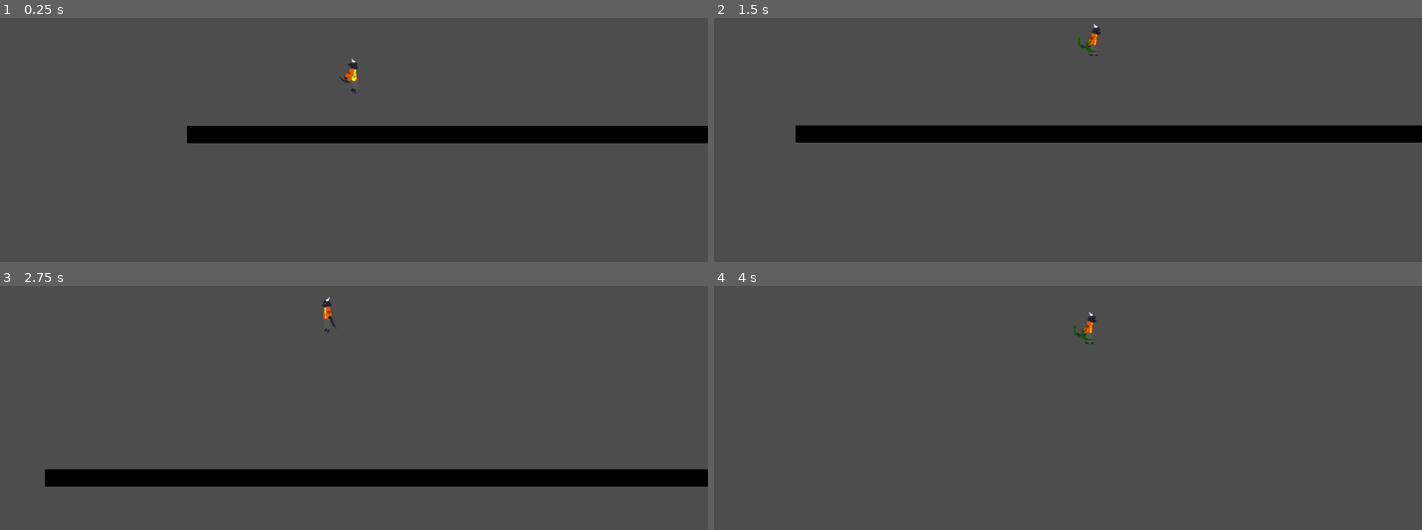
Above: before the commit, frames 1-4 (two rows, left to right).
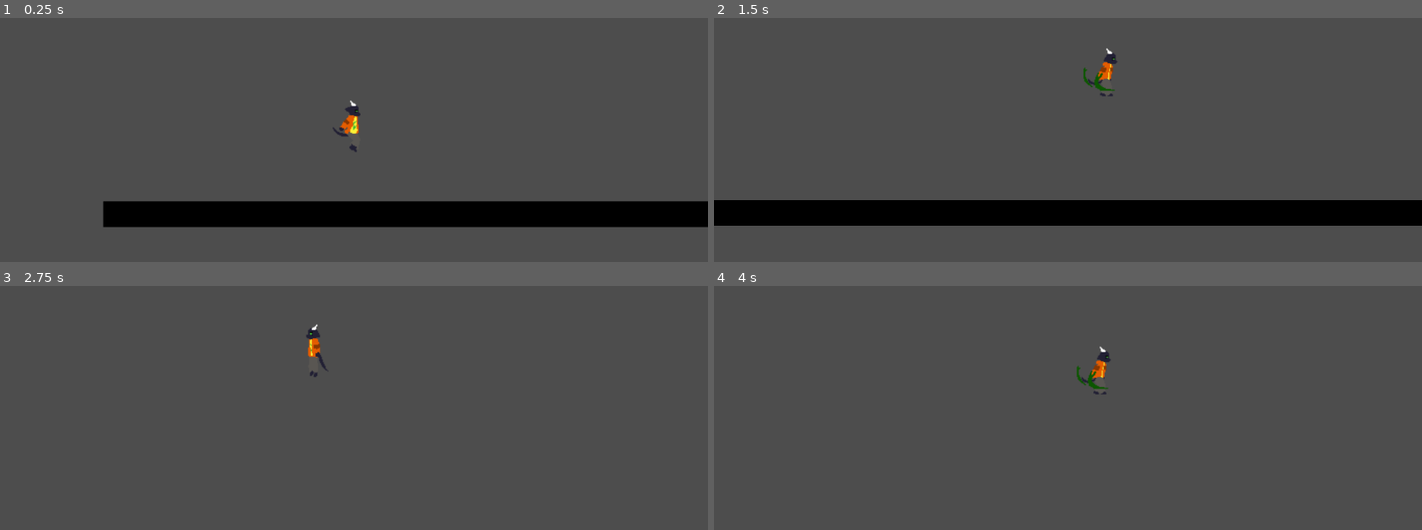
Above: after the commit, the same moments.

Repository: vintador44/nomercy
Game: Godot game, scene res://node_2d.tscn
Two runs of this game, one before a commit and one after it. Both use one fixed random seed, a clock stepped at 60 frames per second and the inputs below.
Inputs:
- Up to frame 1 (0.25 s): no input
- Up to frame 2 (1.5 s): hold Right (right) from 0.53 s (still down); tap E (Attack) at 0.6, 1.35 s; tap Space (ui_select) at 0.77 s
- Up to frame 3 (2.75 s): tap Space (ui_select) at 1.52 s; release Right (right) at 2.03 s; hold Left (left) from 2.03 s (still down); tap E (Attack) at 2.1 s
- Up to frame 4 (4 s): release Left (left) at 2.78 s; hold Right (right) from 2.78 s (still down); tap E (Attack) at 2.85, 3.6 s; tap Space (ui_select) at 3.02, 3.77 s

The runs differ from the first frame. In frame 1, 15% of the frame differs, in the area x 14-100%, y 16-86%; in frame 2, 17%, in the area x 0-100%, y 2-86%; in frame 3, 7.1%; in frame 4, 0.5%.

Commit message:
cam

Diff:
--- a/node_2d.tscn
+++ b/node_2d.tscn
@@ -156,7 +156,8 @@
 one_shot = true
 
 [node name="Camera2D" type="Camera2D" parent="CharacterBody2D"]
-position = Vector2(-8, 34)
+position = Vector2(-8, -14)
+zoom = Vector2(1.5, 1.5)
 position_smoothing_enabled = true
 drag_left_margin = 1.0
 drag_top_margin = 1.0
